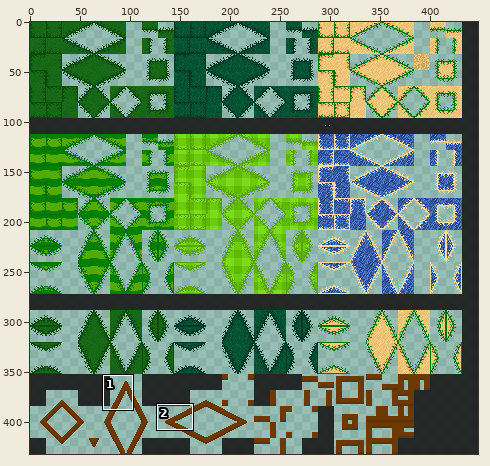
A sprite sheet gets an edit: Assets/Sprites/GolfSprites/Nature/grass-tiles.png. Above, an overview of the earlier version with the close-up marked.
Close-up. Before:
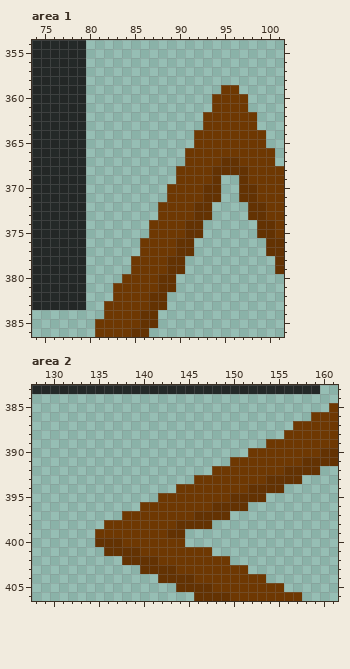
The file is 448x432 pixels. Colours within 5 levels of each other are drawn and written as one. Shown: area 1: x 74..101, y 354..386; area 2: x 128..161, y 383..406.
After the commit:
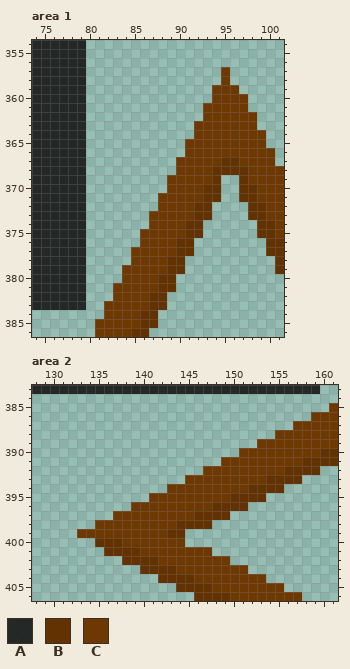
Palette (. is transparent): A #151515e1  B #633202  C #6e3802
From old to new:
Area 1:
There is now colour C in rows 357 to 358 at x 95; in row 359 at x 94; in row 361 at x 93; in row 363 at x 92; in row 365 at x 91; in row 367 at x 90.
There is now colour C in row 369 at x 89; in row 371 at x 88; in row 373 at x 87; in row 375 at x 86; in row 377 at x 85; in row 379 at x 84.
Area 2:
There is now colour C in row 388 at x 155; in row 389 at x 153; in row 390 at x 151; in row 391 at x 149; in row 392 at x 147; in row 393 at x 145.
There is now colour C in row 394 at x 143; in row 395 at x 141; in row 396 at x 139; in row 397 at x 137; in row 398 at x 135; in row 399 at x 133 to 134.
Pixel boxes of the changes (left, top, right, bottom) in both close-ups:
added: (122, 67, 230, 274)
added: (77, 430, 284, 538)
